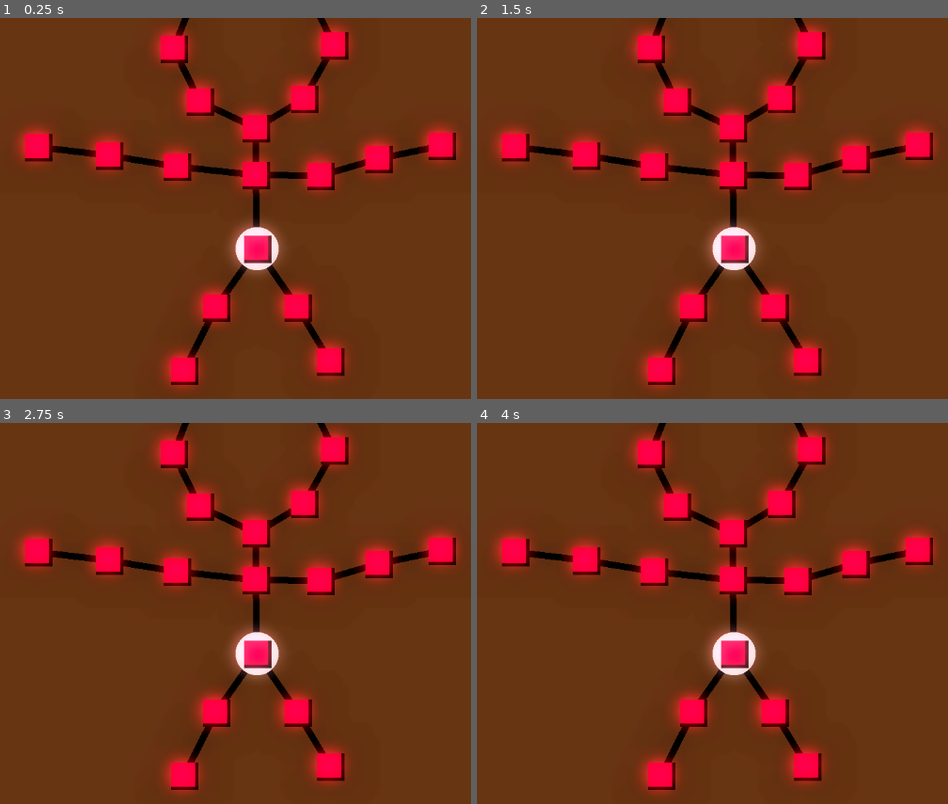
Above: before the commit, frames 1-4 (two rows, left to right).
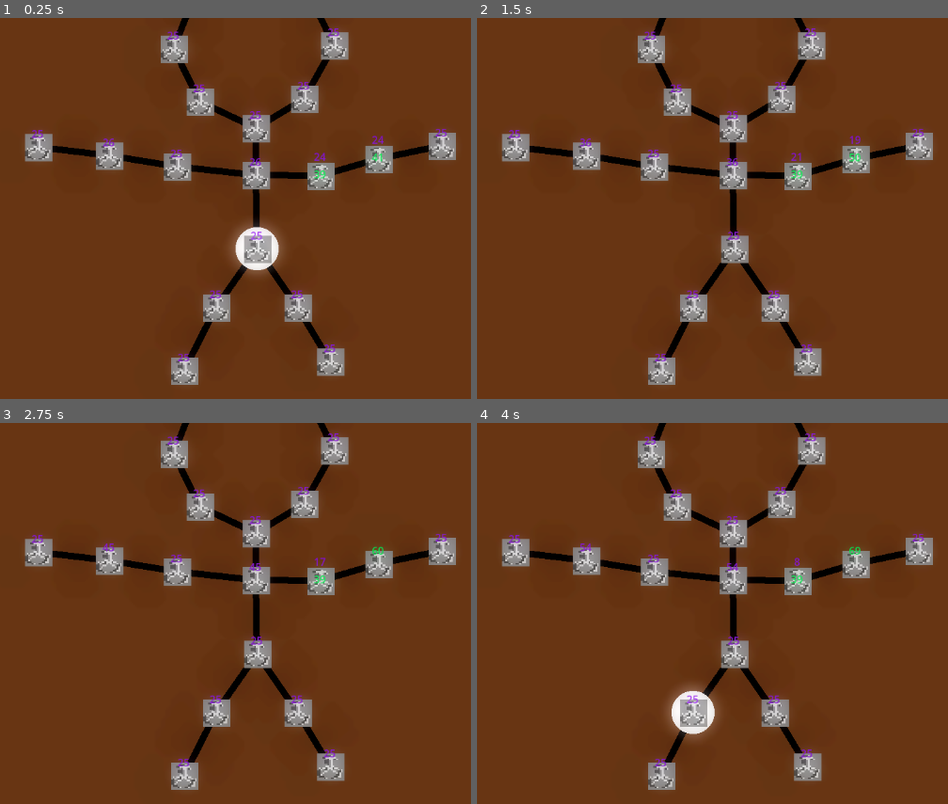
Above: after the commit, the same moments.

Repository: syshotdev/RiskyStrats
Game: Godot game, scene res://main.tscn
Two runs of this game, one before a commit and one after it. Both use one fixed random seed, a clock stepped at 60 frames per second and the inputs below.
Inputs (mouse positions are in pixels of both pictures, inside the frame that each line leads up to):
- Up to frame 1 (0.25 s): no input
- Up to frame 2 (1.5 s): tap Enter at 0.5 s; move the mouse to (900, 208) at 0.52 s; tap Q (Tier1) at 0.6 s; click (900, 208) at 0.67 s; tap Space at 1.25 s; move the mouse to (585, 250) at 1.27 s; tap W (Tier2) at 1.35 s; click (585, 250) at 1.42 s
- Up to frame 3 (2.75 s): tap Enter at 2 s; move the mouse to (334, 541) at 2.02 s; tap E (Tier3) at 2.1 s; click (334, 541) at 2.17 s
- Up to frame 4 (4 s): tap Space at 2.75 s; move the mouse to (698, 720) at 2.77 s; tap R (Tier4) at 2.85 s; click (698, 720) at 2.92 s; tap Enter at 3.5 s; move the mouse to (outside the picture) at 3.52 s; tap Q (Tier1) at 3.6 s; click (outside the picture) at 3.67 s

The runs differ from the first frame. In frame 1, 13% of the frame differs, in the area x 3-98%, y 1-98%; in frame 2, 13%; in frame 3, 13%; in frame 4, 14%.
Error before the commit: Parse Error: Could not parse global class "BuyMenu" from "res://Objects/Selection stuff/BuyMenu.gd". (res://Objects/Player)

Commit message:
Made buy menu work, added future sprites.

Diff:
--- a/Objects/GameNode/GameNode.gd
+++ b/Objects/GameNode/GameNode.gd
@@ -60,6 +60,18 @@
 
 	unitGenerator.setEffectiveness(numPowerPlants)
 
+# Changes the building type to specified, and subtracts cost, and returns if success or not
+func buyBuildingType(type : UnitGenerator.buildingType, cost : int) -> bool:
+	# If not enough units, return
+	if(unitCalculator.unitAmounts[currentColor] <= cost):
+		return false
+
+	unitGenerator.currentBuildingType = type
+	# Subtract cost
+	unitCalculator.unitAmounts[currentColor] -= cost
+
+	return true
+
 # When changed to powerplant
 func changedToPowerPlant():
 	for node in neighbors:
--- a/Objects/GameNode/node.tscn
+++ b/Objects/GameNode/node.tscn
@@ -7,6 +7,7 @@
 [ext_resource type="Script" path="res://Useful scripts/shapeVisualizer.gd" id="2_vqord"]
 [ext_resource type="Script" path="res://Objects/GameNode/Select.gd" id="3_pq1u5"]
 [ext_resource type="Script" path="res://Objects/GameNode/ChangeColor.gd" id="7_b3igk"]
+[ext_resource type="Texture2D" uid="uid://buijt6m441wxa" path="res://Sprites/Artillary.png" id="8_88trv"]
 
 [sub_resource type="RectangleShape2D" id="RectangleShape2D_kh0e4"]
 size = Vector2(40, 40)
@@ -75,6 +76,12 @@
 offset_bottom = 37.0
 color = Color(1, 0, 0.117647, 1)
 
+[node name="Sprite2D" type="Sprite2D" parent="ColorManager"]
+texture_filter = 1
+position = Vector2(21, 21)
+scale = Vector2(1.3125, 1.3125)
+texture = ExtResource("8_88trv")
+
 [node name="ColorBox" type="VBoxContainer" parent="ColorManager"]
 layout_mode = 1
 anchors_preset = 15
--- a/Objects/Player (Client)/Player.gd
+++ b/Objects/Player (Client)/Player.gd
@@ -52,3 +52,8 @@
 
 	buyMenu.position = pos
 	buyMenu.visible = true
+	buyMenu.currentNode = hoveredNode
+
+# Turns of buy menu
+func buyMenuOff():
+	buyMenu.turnOff()
--- a/Objects/Selection stuff/BuyMenu.gd
+++ b/Objects/Selection stuff/BuyMenu.gd
@@ -51,9 +51,17 @@
 
 # Try to buy the type
 func tryToBuyType(type : UnitGenerator.buildingType):
-	var cost := buildingCosts[type]
+	var cost : int = buildingCosts[type]
 
 	if(currentNode == null):
 		return
 
-	if(currentNode.)
+	var success : bool = currentNode.buyBuildingType(type, cost)
+
+	# If the current node is not null, then close this tab when purchase successful
+	if(success):
+		turnOff()
+
+# Basically gets rid of the window
+func turnOff():
+	self.visible = false
--- a/Objects/Selection stuff/SelectionProcesser.gd
+++ b/Objects/Selection stuff/SelectionProcesser.gd
@@ -1,9 +1,10 @@
 extends Node2D
 
-signal updateSelectionArea(pos1, pos2)
-signal updateHoveredNode(pos)
+signal updateSelectionArea(pos1, pos2) # Updates nodesInArea in player with all nodes in selection area
+signal updateHoveredNode(pos) # Updates the hovered node in (player) class
 signal buyMenuOn(pos) # Where to put the buy menu
-signal sendPayload(amount : int)
+signal buyMenuOff() # Turns of the buy menu
+signal sendPayload(amount : int) # Sends the payload with correct amount of units
 
 # Values to send
 var tier1 := 5
@@ -32,20 +33,25 @@
 
 
 func _input(event):
-	# If the mouse was pressed or released and it wasn't a left click on, say the mouse isn't clicked
-	if event is InputEventMouseButton && not Input.is_mouse_button_pressed(MOUSE_BUTTON_LEFT):
-		mouseClicked = false
-
-	if event is InputEventMouseButton && Input.is_mouse_button_pressed(MOUSE_BUTTON_RIGHT):
-		sendBuyMenuOn()
-
-
 	# If mouse moved, send area
 	if event is InputEventMouseMotion:
 		sendCheckHoveredNode()
 		sendSelectionArea()
 
 	checkPayloadAction()
+
+	# Guard clause for mouse inputs
+	if not event is InputEventMouseButton:
+		return
+
+	sendBuyMenuOff()
+
+	# If the mouse was pressed or released and it wasn't a left click on, say the mouse isn't clicked
+	if not Input.is_mouse_button_pressed(MOUSE_BUTTON_LEFT):
+		mouseClicked = false
+
+	if Input.is_mouse_button_pressed(MOUSE_BUTTON_RIGHT):
+		sendBuyMenuOn()
 
 
 func checkPayloadAction():
@@ -67,3 +73,6 @@
 
 func sendBuyMenuOn():
 	buyMenuOn.emit(get_global_mouse_position())
+
+func sendBuyMenuOff():
+	buyMenuOff.emit()
Not shown: 1 places in Objects/GameNode/node.tscn that only renumber resources
Binary file added: Sprites/Artillary.png
Not shown, added: Sprites/Artillary.png.import
Binary file added: Sprites/Capitol.png
Not shown, added: Sprites/Capitol.png.import
Binary file added: Sprites/Factory.png
Not shown, added: Sprites/Factory.png.import
Binary file added: Sprites/Fort.png
Not shown, added: Sprites/Fort.png.import
Binary file added: Sprites/Node.png
Not shown, added: Sprites/Node.png.import
Binary file added: Sprites/Powerplant.png
(and 1 more such lines)
